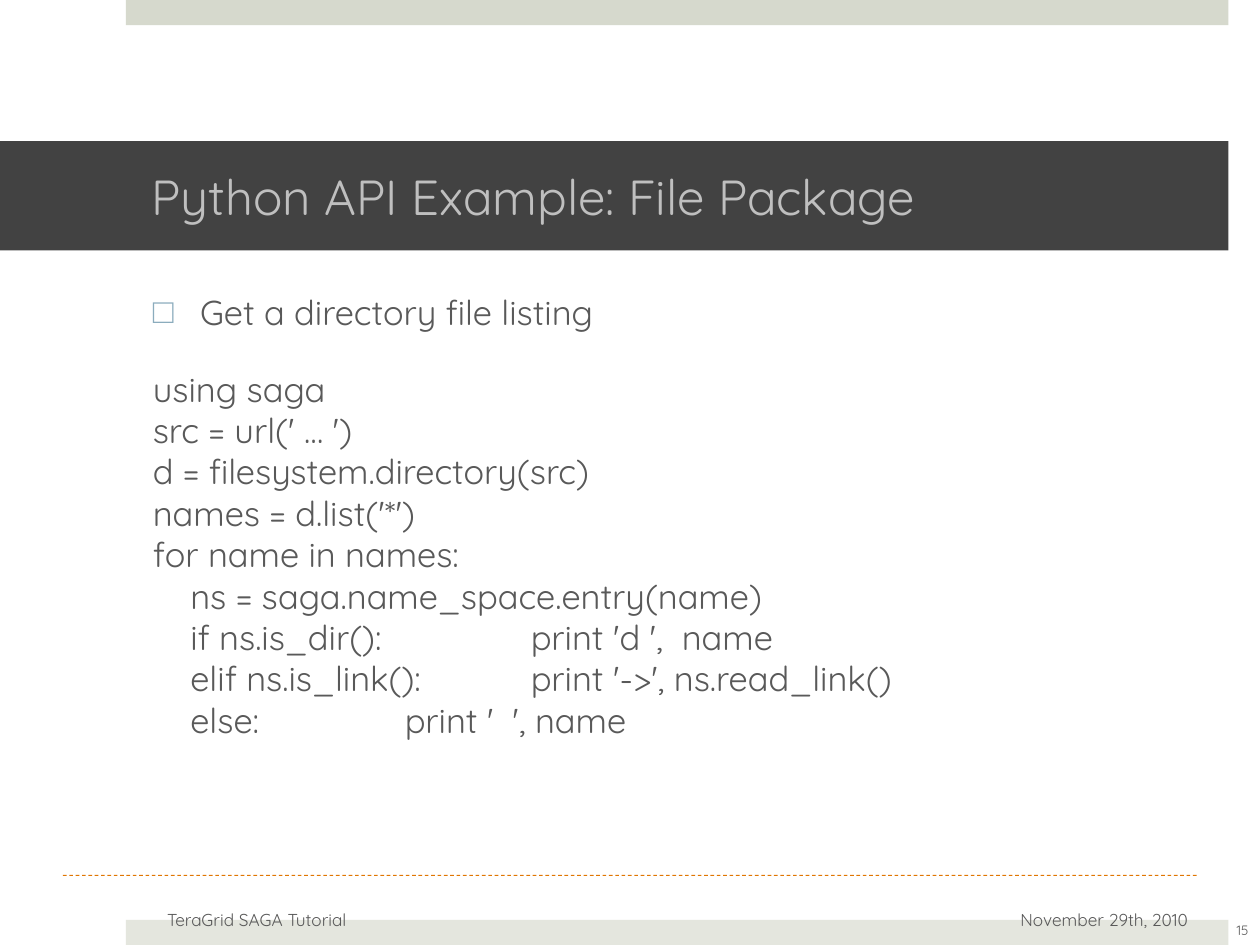
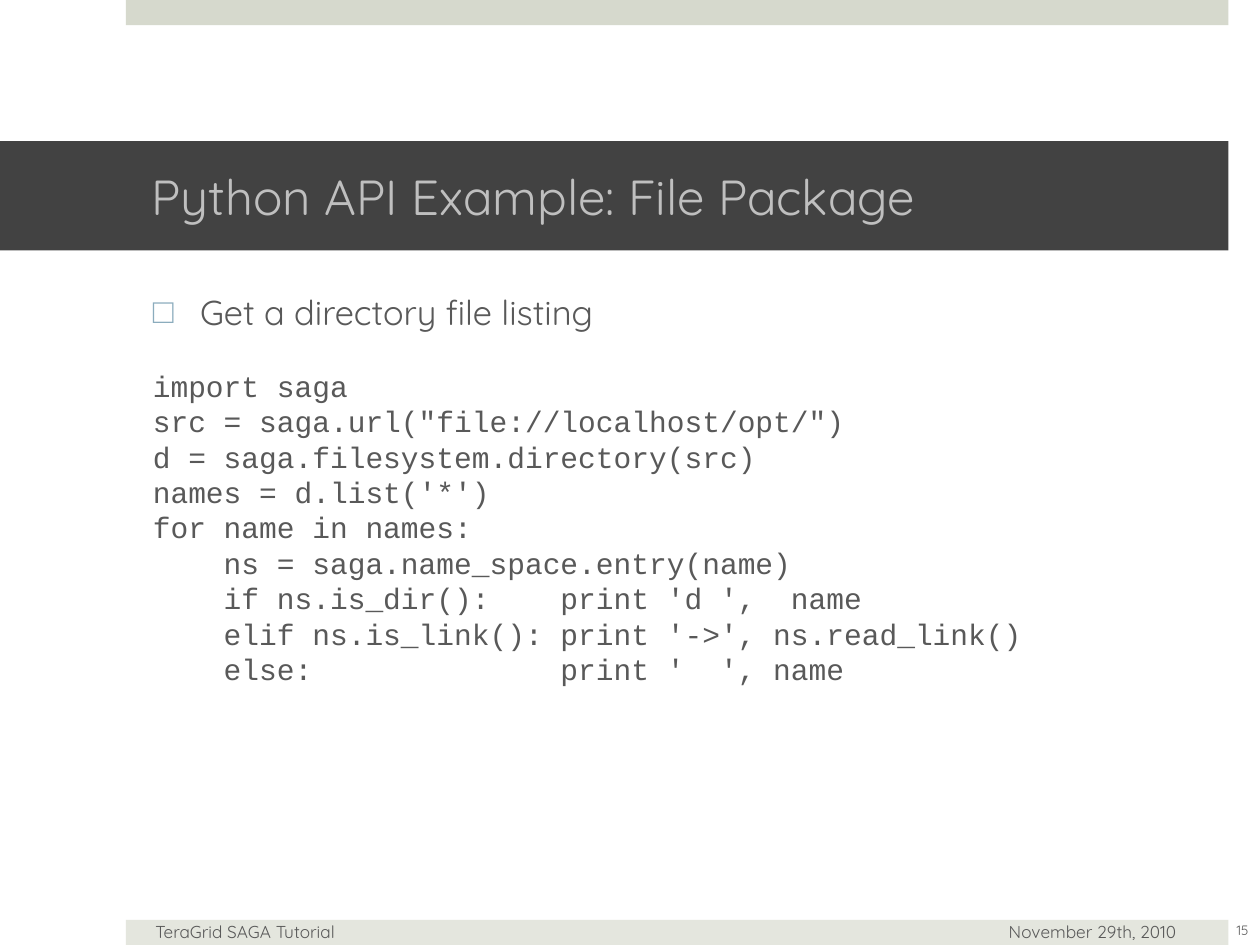
Before and after one commit to saga-project/saga-cpp-legacy-projects, a slide deck: slide 15 of tutorial/general_tutorial/SAGA-API-levels.pptx. Drawn at 1260x945 pixels with LibreOffice and Linux fonts; fonts in the diff are those of the drawing; background and template pictures are left out. Boxes give left, top, right and bottom in pixels: in the first picture for what was removed or moved away, otherwise in the second. Text is boxed around its words. In the diff, an @@ line names an element or a change of style, - is before the commit and + after.

```diff
--- a/tutorial/general_tutorial/SAGA-API-levels.pptx
+++ b/tutorial/general_tutorial/SAGA-API-levels.pptx
@@ text at <box>153,376,1021,686</box>: text changed; size 28 to 24 pt; font Quicksand to Courier New @@
-using saga
-src = url(' … ')
-d = filesystem.directory(src)
-names = d.list('*')
-for name in names:
-ns = saga.name_space.entry(name)
-if ns.is_dir(): print 'd ', name
-elif ns.is_link(): print '->', ns.read_link()
-else: print ' ', name
+import saga
+src = saga.url("file://localhost/opt/")
+d = saga.filesystem.directory(src)
+names = d.list('*')
+for name in names:
+ns = saga.name_space.entry(name)
+if ns.is_dir(): print 'd ', name
+elif ns.is_link(): print '->', ns.read_link()
+else: print ' ', name
@@ line removed from (63, 875) to (1197, 875) @@
@@ text "TeraGrid SAGA Tutorial": place and size @@
-text "TeraGrid SAGA Tutorial" at <box>167,913,347,926</box>
+text "TeraGrid SAGA Tutorial" at <box>155,925,335,938</box>
@@ text "November 29th, 2010": place and size @@
-text "November 29th, 2010" at <box>1020,913,1188,928</box>
+text "November 29th, 2010" at <box>1009,925,1176,940</box>
```
Also in this commit, not shown: 24 other slides changed, 1 slide added, 2 slides removed.
